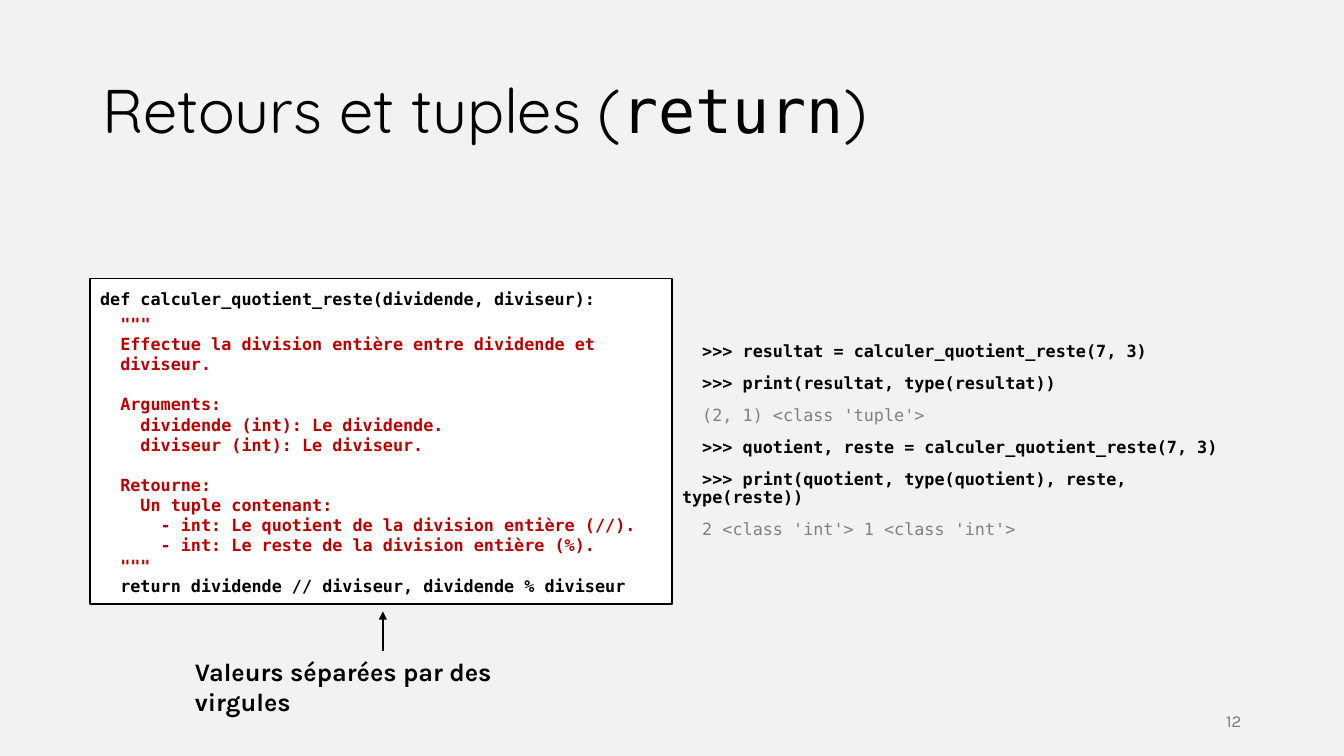
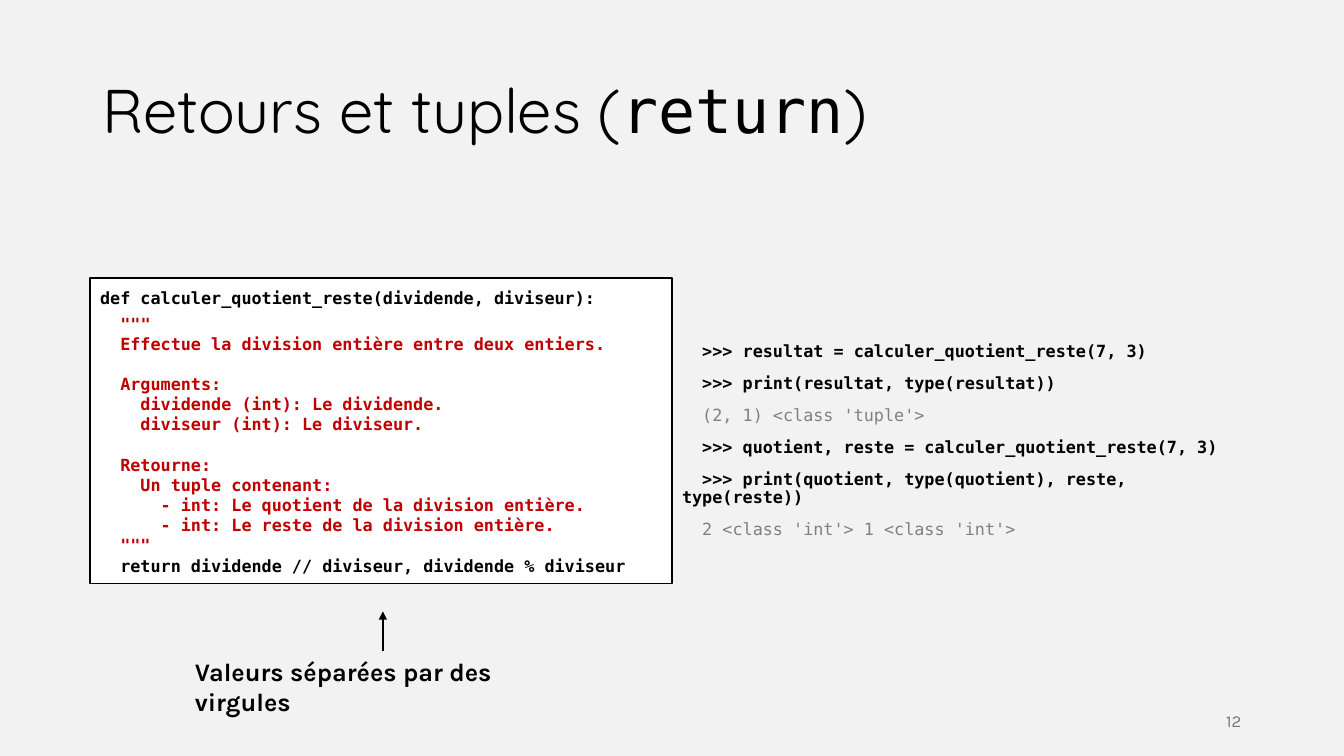
Before and after one commit to iannickgagnon/sagedays_iannick_2026, a slide deck: slide 12 of python_1/presentation_python_1.pptx. Drawn at 1344x756 pixels with LibreOffice and Linux fonts; fonts in the diff are those of the drawing. Boxes give left, top, right and bottom in pixels: in the first picture for what was removed or moved away, otherwise in the second. Text is boxed around its words. In the diff, an @@ line names an element or a change of style, - is before the commit and + after.

```diff
--- a/python_1/presentation_python_1.pptx
+++ b/python_1/presentation_python_1.pptx
@@ rectangle "def calculer_quotient_reste(dividende, diviseur):": place and size @@
-rectangle "def calculer_quotient_reste(dividende, diviseur):" at (90, 278, 671, 604)
+rectangle "def calculer_quotient_reste(dividende, diviseur):" at (90, 278, 671, 584)
@@ text in rectangle at (120, 337, 605, 351): text changed @@
-Effectue la division entière entre dividende et
-diviseur.
+Effectue la division entière entre deux entiers.
@@ text in rectangle at (181, 498, 585, 532): text changed @@
-- int: Le quotient de la division entière (//).
-- int: Le reste de la division entière (%).
+- int: Le quotient de la division entière.
+- int: Le reste de la division entière.
```
Also in this commit, not shown: 3 other slides changed, 1 slide added.
